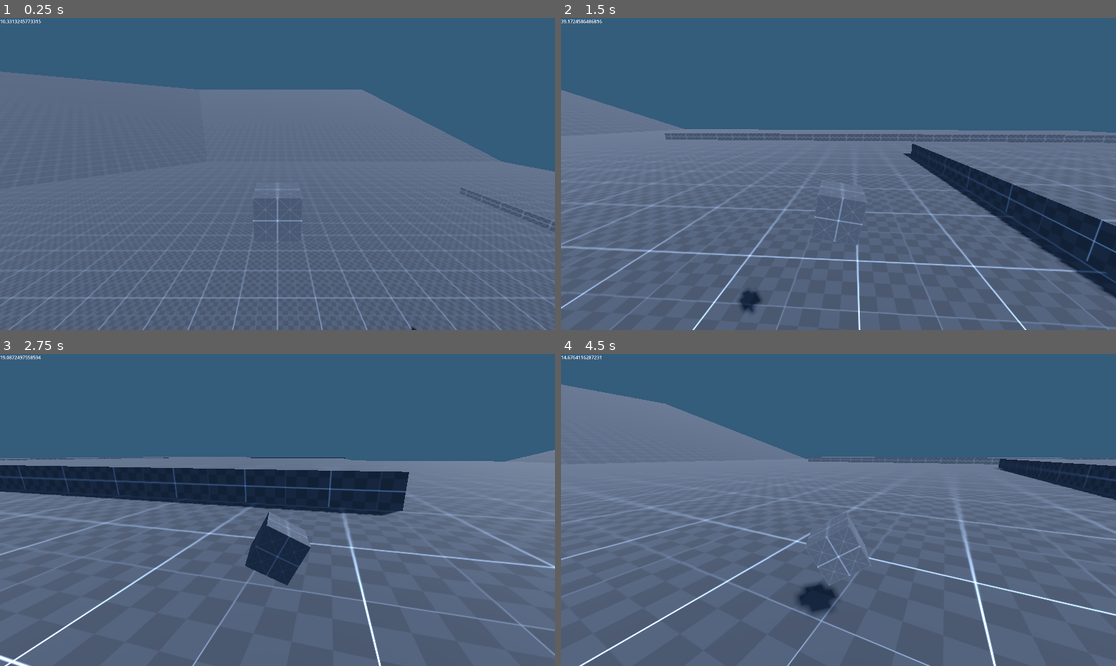
Above: before the commit, frames 1-4 (two rows, left to right).
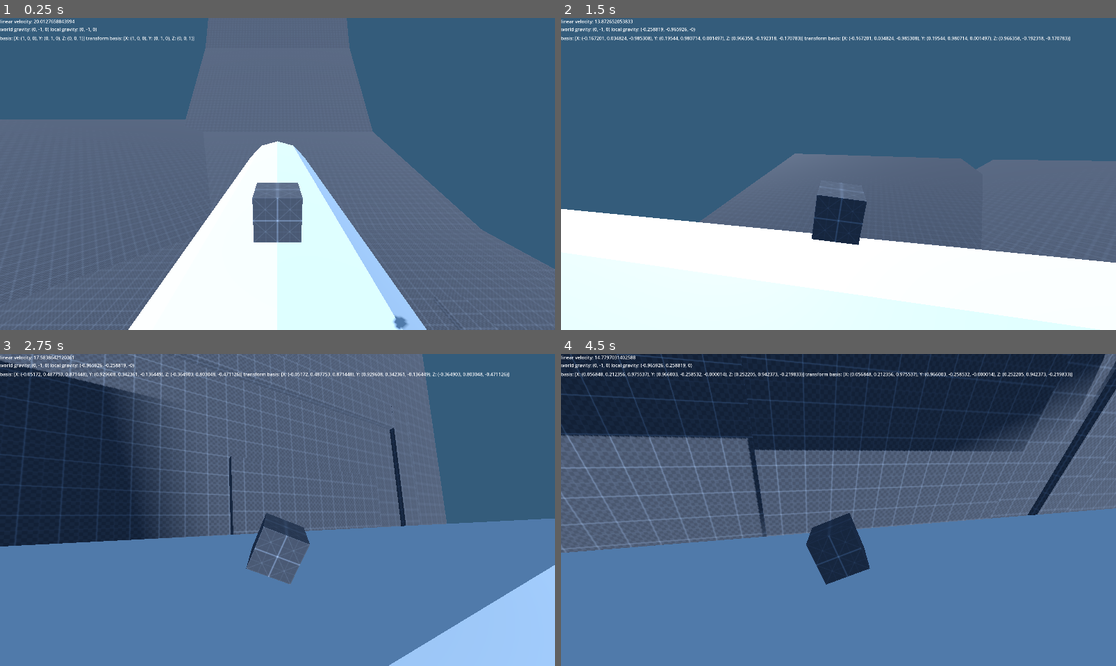
Above: after the commit, the same moments.

Repository: CactusHertz/car-test
Game: Godot game, scene res://level.tscn
Two runs of this game, one before a commit and one after it. Both use one fixed random seed, a clock stepped at 60 frames per second and the inputs below.
Inputs:
- Up to frame 1 (0.25 s): no input
- Up to frame 2 (1.5 s): hold D (move_right) 0.53-1.28 s; hold S (move_back) from 1.28 s (still down)
- Up to frame 3 (2.75 s): release S (move_back) at 2.03 s; hold D (move_right) from 2.03 s (still down)
- Up to frame 4 (4.5 s): release D (move_right) at 2.78 s; hold W (move_forward) 2.78-3.53 s; hold A (move_left) from 3.53 s (still down)

The runs differ from the first frame. In frame 1, 35% of the frame differs, in the area x 0-100%, y 0-100%; in frame 2, 53%; in frame 3, 82%; in frame 4, 83%.

Commit message:
Add local vehicle gravity

Diff:
--- a/Car_rb.gd
+++ b/Car_rb.gd
@@ -2,40 +2,64 @@
 
 var speed := 80
 var boost_speed := 120
-var steering_factor := 2.0
-var steering_tilt := 0.5
+var steering_factor := 0.5 #old 2.0
+var steering_tilt := 0.4
 
-var gravity_force := 50.0
+var gravity_force := 100.0
+var world_gravity := Vector3.DOWN
 var local_gravity := Vector3.DOWN
-var rotation_speed := 5.0
+var rotation_speed := 10.0
 
 
 var is_grounded := false
 
 @onready var ray : RayCast3D = %RayCast3D
 @onready var body : MeshInstance3D = %CarBody
-@onready var mph_lable : Label = $UI/Label
+@onready var mph_lable : Label = $UI/mph
+@onready var gravity_lable : Label = $UI/gravity
+@onready var basis_lable : Label = $UI/basis
+@onready var camera_anchor : Node3D = $CameraAnchor
+
+var move_direction := Vector3.ZERO
+var last_strong_direction := Vector3.ZERO
+
 
 func _ready() -> void:
 	pass
 
 func _physics_process(delta: float) -> void:
-	apply_movement(delta)
+	pass
+
+# state.step = delta
+func _integrate_forces(state):
+	apply_movement(state)
 	update_ui()
 
-func _integrate_forces(state):
-	pass
-
-func apply_movement(delta: float):
-	var input_vector := Input.get_vector("move_left", "move_right", "move_forward", "move_back")
-
-	var movement_velocity = Vector3(0, 0, input_vector.y).normalized() * speed
-	transform.basis = Basis(Vector3.UP, -steering_factor * input_vector.x * delta) * transform.basis
-	tilt_body(delta,input_vector)
+func apply_movement(state : PhysicsDirectBodyState3D):
+	if move_direction.length() > 0.1:
+		last_strong_direction = move_direction.normalized()
+	move_direction = get_model_oriented_input()
+	orient_car(last_strong_direction, state.step)
 
 
+
+	var input_vector := Input.get_vector("move_left", "move_right", "move_forward", "move_back")
+	var movement_velocity = Vector3(0, 0, input_vector.y).normalized() * speed
+	#transform.basis = Basis(Vector3.UP, -steering_factor * input_vector.x * state.step) * transform.basis
+	tilt_body(state.step,input_vector)
 	apply_central_force(basis * movement_velocity)
 	apply_central_force(basis * Vector3.DOWN * gravity_force)
+
+
+
+func get_model_oriented_input() -> Vector3:
+	var raw_input = -Input.get_vector("move_left", "move_right", "move_forward", "move_back").normalized()
+
+	var input := Vector3.ZERO
+	input.x = raw_input.x * steering_factor
+	input.z = abs(raw_input.y)
+
+	return basis * input
 
 func bounce():
 	pass
@@ -50,15 +74,25 @@
 	var current_rot = Quaternion(body.transform.basis)
 	var new_rot = current_rot.slerp(target_rotation, delta* slerp_speed)
 	body.transform.basis = Basis(new_rot)
+	#camera_anchor.transform.basis = Basis(new_rot)
 
 
 
 func orient_car(direction: Vector3, delta: float) -> void:
+	if ray.is_colliding():
+		local_gravity = -ray.get_collision_normal()
+	else:
+		local_gravity = world_gravity
+
+
+
 	var left_axis := -local_gravity.cross(direction)
 	var rotation_basis := Basis(left_axis, -local_gravity, direction).orthonormalized()
-	transform.basis = transform.basis.get_rotation_quaternion().slerp(
+	basis = basis.get_rotation_quaternion().slerp(
 		rotation_basis, delta * rotation_speed
 	)
 
 func update_ui():
-	mph_lable.text = str(linear_velocity.length())
+	mph_lable.text = "linear velocity: " + str(linear_velocity.length())
+	gravity_lable.text = "world gravity: " + str(world_gravity) + " local gravity: " + str(local_gravity)
+	basis_lable.text = "basis: " + str(basis) + " transform basis: " + str(transform.basis)
--- a/Car_rb.tscn
+++ b/Car_rb.tscn
@@ -35,16 +35,17 @@
 unique_name_in_owner = true
 shape = SubResource("SphereShape3D_ch6u2")
 
-[node name="Camera3D" type="Camera3D" parent="."]
-transform = Transform3D(1, 0, 0, 0, 0.965926, 0.258819, 0, -0.258819, 0.965926, 0, 2, 4.26739)
-
 [node name="RayCast3D" type="RayCast3D" parent="."]
 unique_name_in_owner = true
-target_position = Vector3(0, -5, 0)
+target_position = Vector3(0, -10, 0)
 script = ExtResource("2_36moc")
 ride_height = -4.0
-ride_spring_damper = 5.0
 
 [node name="Timer" type="Timer" parent="."]
 
 [node name="UI" parent="." instance=ExtResource("4_unieb")]
+
+[node name="CameraAnchor" type="Node3D" parent="."]
+
+[node name="Camera3D" type="Camera3D" parent="CameraAnchor"]
+transform = Transform3D(1, 0, 0, 0, 0.965926, 0.258819, 0, -0.258819, 0.965926, 0, 2, 4.26739)
--- a/level.tscn
+++ b/level.tscn
@@ -75,6 +75,28 @@
 [node name="CollisionShape3D" type="CollisionShape3D" parent="Floors/Floor4/StaticBody3D"]
 shape = SubResource("ConcavePolygonShape3D_qga2g")
 
+[node name="Floor5" type="MeshInstance3D" parent="Floors"]
+transform = Transform3D(-4.17565e-08, -1.29258e-08, -1, -0.73373, 0.679441, 2.18557e-08, 0.679441, 0.73373, -3.78552e-08, 0, 223.061, -655)
+mesh = SubResource("PlaneMesh_pgdtn")
+skeleton = NodePath("../..")
+surface_material_override/0 = SubResource("StandardMaterial3D_sdnpf")
+
+[node name="StaticBody3D" type="StaticBody3D" parent="Floors/Floor5"]
+
+[node name="CollisionShape3D" type="CollisionShape3D" parent="Floors/Floor5/StaticBody3D"]
+shape = SubResource("ConcavePolygonShape3D_qga2g")
+
+[node name="Floor6" type="MeshInstance3D" parent="Floors"]
+transform = Transform3D(-4.17565e-08, -1.29258e-08, -1, -0.884581, 0.466386, 3.09086e-08, 0.466386, 0.884581, -3.09086e-08, 0, 511.061, -866)
+mesh = SubResource("PlaneMesh_pgdtn")
+skeleton = NodePath("../..")
+surface_material_override/0 = SubResource("StandardMaterial3D_sdnpf")
+
+[node name="StaticBody3D" type="StaticBody3D" parent="Floors/Floor6"]
+
+[node name="CollisionShape3D" type="CollisionShape3D" parent="Floors/Floor6/StaticBody3D"]
+shape = SubResource("ConcavePolygonShape3D_qga2g")
+
 [node name="Floor3" type="MeshInstance3D" parent="Floors"]
 transform = Transform3D(0.615596, 0.191018, -0.764562, -0.296358, 0.955077, 0, 0.730215, 0.226584, 0.644551, -261.399, 56.0609, -300.897)
 mesh = SubResource("PlaneMesh_pgdtn")
@@ -87,7 +109,7 @@
 shape = SubResource("ConcavePolygonShape3D_qga2g")
 
 [node name="Car" parent="." instance=ExtResource("2_xqhmb")]
-transform = Transform3D(1, 0, 0, 0, 1, 0, 0, 0, 1, 0, 44.68, -1)
+transform = Transform3D(1, 0, 0, 0, 1, 0, 0, 0, 1, 0, 130.68, -1)
 
 [node name="CSGBox3D" type="CSGBox3D" parent="."]
 transform = Transform3D(1, 0, 0, 0, 1, 0, 0, 0, 1, 11.4203, 2.01743, 77)
@@ -106,3 +128,10 @@
 material_override = SubResource("StandardMaterial3D_7a4j5")
 use_collision = true
 size = Vector3(188, 4, 23)
+
+[node name="CSGSphere3D" type="CSGCylinder3D" parent="."]
+transform = Transform3D(60, 0, 0, 0, -2.12437e-05, -60, 0, 486, -2.62268e-06, 0, 79.9391, 0)
+use_collision = true
+height = 0.8
+sides = 12
+smooth_faces = false
--- a/ui.tscn
+++ b/ui.tscn
@@ -2,6 +2,19 @@
 
 [node name="UI" type="CanvasLayer"]
 
-[node name="Label" type="Label" parent="."]
+[node name="mph" type="Label" parent="."]
 offset_right = 40.0
 offset_bottom = 23.0
+text = "linear velocity: "
+
+[node name="gravity" type="Label" parent="."]
+offset_top = 27.0
+offset_right = 40.0
+offset_bottom = 50.0
+text = "gravity: "
+
+[node name="basis" type="Label" parent="."]
+offset_top = 58.0
+offset_right = 40.0
+offset_bottom = 81.0
+text = "basis:"
